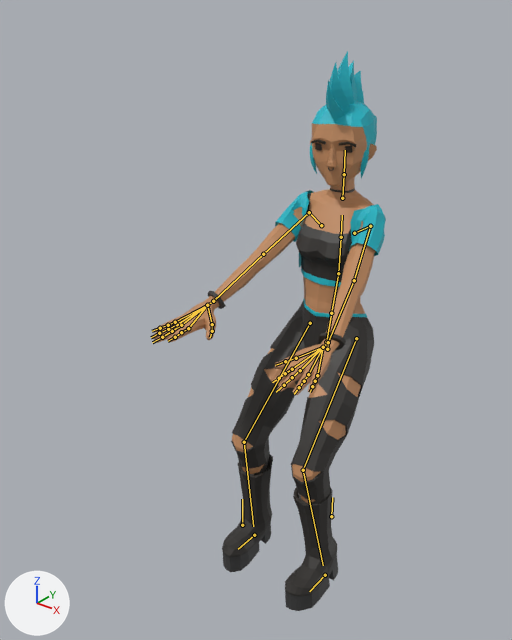
Two versions of the glTF model js/models/avatars/club-crowd-f3.glb, one commit apart.
One viewpoint serves both versions: a 50 mm camera at (1.182, -2.05, 2.006) aimed at (-0.1, -0.448, 1.013). The lights are fixed; the arrows at lower left show +X, +Y and +Z. The first picture is the older version. Both versions are drawn at frame 172 of the action 'Seated_Loop'; the numbers are the values there. The bones that change, and the others that lie on the model, are drawn over the model as lines.

Objects in the first picture: 'Punk_Body'.
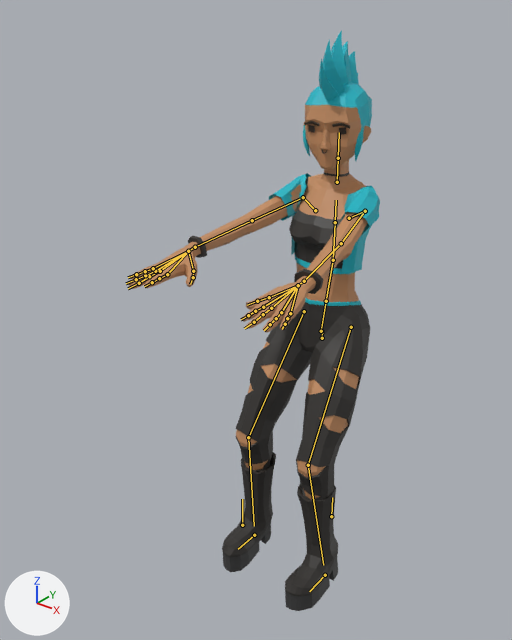
The change, as JSON lines over the scene's bpy script:
```json
{"block": "bone_body", "where": "bone_body = bpy.data.objects['CharacterArmature'].pose.bones['Body']  # child of 'Root'"}
{"op": "set", "path": "bone_body.location", "old": "(0.0, -0.15, 0.1)", "new": "(0.0, -0.09, 0.14)"}
{"block": "bone_upperarm_l", "where": "bone_upperarm_l = bpy.data.objects['CharacterArmature'].pose.bones['UpperArm.L']  # child of 'Shoulder.L'"}
{"op": "set", "path": "bone_upperarm_l.rotation_quaternion", "old": "(0.787, -0.333, 0.001, -0.519)", "new": "(0.773, -0.115, 0.0, -0.624)", "note": "degrees (-34, -20, -61) -> degrees (-10, -8, -77)"}
{"block": "bone_lowerarm_l", "where": "bone_lowerarm_l = bpy.data.objects['CharacterArmature'].pose.bones['LowerArm.L']  # child of 'UpperArm.L'"}
{"op": "set", "path": "bone_lowerarm_l.rotation_quaternion", "old": "(0.998, -0.003, 0.055, 0.039)", "new": "(0.999, 0.01, 0.03, 0.042)", "note": "degrees (0, 6, 5) -> degrees (1, 3, 5)"}
{"block": "bone_wrist_l", "where": "bone_wrist_l = bpy.data.objects['CharacterArmature'].pose.bones['Wrist.L']  # child of 'LowerArm.L'"}
{"op": "set", "path": "bone_wrist_l.rotation_quaternion", "old": "(0.96, 0.155, 0.137, -0.187)", "new": "(0.993, -0.018, -0.001, -0.118)", "note": "degrees (15, 19, -20) -> degrees (-2, 0, -14)"}
{"block": "bone_upperarm_r", "where": "bone_upperarm_r = bpy.data.objects['CharacterArmature'].pose.bones['UpperArm.R']  # child of 'Shoulder.R'"}
{"op": "set", "path": "bone_upperarm_r.rotation_quaternion", "old": "(0.785, -0.326, 0.011, 0.528)", "new": "(0.771, -0.106, 0.003, 0.627)", "note": "degrees (-32, 21, 62) -> degrees (-9, 8, 78)"}
{"block": "bone_lowerarm_r", "where": "bone_lowerarm_r = bpy.data.objects['CharacterArmature'].pose.bones['LowerArm.R']  # child of 'UpperArm.R'"}
{"op": "set", "path": "bone_lowerarm_r.rotation_quaternion", "old": "(-0.998, 0.002, 0.053, 0.039)", "new": "(-0.999, -0.01, 0.029, 0.042)", "note": "degrees (0, -6, -5) -> degrees (1, -3, -5)"}
{"block": "bone_wrist_r", "where": "bone_wrist_r = bpy.data.objects['CharacterArmature'].pose.bones['Wrist.R']  # child of 'LowerArm.R'"}
{"op": "set", "path": "bone_wrist_r.rotation_quaternion", "old": "(0.972, 0.113, -0.109, 0.176)", "new": "(0.992, -0.054, 0.028, 0.112)", "note": "degrees (11, -15, 19) -> degrees (-6, 4, 13)"}
{"block": "bone_upperleg_l", "where": "bone_upperleg_l = bpy.data.objects['CharacterArmature'].pose.bones['UpperLeg.L']  # child of 'Body'"}
{"op": "set", "path": "bone_upperleg_l.rotation_quaternion", "old": "(-0.952, 0.304, -0.002, 0.03)", "new": "(-0.976, 0.217, -0.003, 0.032)", "note": "degrees (-35, -1, -3) -> degrees (-25, -1, -4)"}
{"block": "bone_lowerleg_l", "where": "bone_lowerleg_l = bpy.data.objects['CharacterArmature'].pose.bones['LowerLeg.L']  # child of 'UpperLeg.L'"}
{"op": "set", "path": "bone_lowerleg_l.rotation_quaternion", "old": "(0.91, 0.413, 0.02, -0.008)", "new": "(0.952, 0.307, 0.016, -0.005)", "note": "degrees (49, 2, 0) -> degrees (36, 2, 0)"}
{"block": "bone_upperleg_r", "where": "bone_upperleg_r = bpy.data.objects['CharacterArmature'].pose.bones['UpperLeg.R']  # child of 'Body'"}
{"op": "set", "path": "bone_upperleg_r.rotation_quaternion", "old": "(-0.952, 0.303, 0.0, -0.031)", "new": "(-0.976, 0.217, 0.0, -0.033)", "note": "degrees (-35, 1, 3) -> degrees (-25, 1, 4)"}
{"block": "bone_lowerleg_r", "where": "bone_lowerleg_r = bpy.data.objects['CharacterArmature'].pose.bones['LowerLeg.R']  # child of 'UpperLeg.R'"}
{"op": "set", "path": "bone_lowerleg_r.rotation_quaternion", "old": "(0.91, 0.413, -0.02, 0.008)", "new": "(0.952, 0.307, -0.016, 0.005)", "note": "degrees (49, -2, 0) -> degrees (36, -2, 0)"}
```

Pixel boxes (x1, y1, x2, y2) of what changed, in the pictures (512 x 640 px):
```json
{"object": "Punk_Body", "change": "posed", "before": [151, 51, 386, 611], "after": [127, 30, 380, 611], "on screen": "8% wider"}
{"bone": "Body", "before": "(327, 349) to (328, 341)", "after": "(322, 338) to (322, 330)"}
{"bone": "UpperArm.L", "before": "(370, 226) to (354, 280)", "after": "(365, 211) to (341, 243)"}
{"bone": "LowerArm.L", "before": "(354, 280) to (328, 342)", "after": "(341, 243) to (304, 281)"}
{"bone": "Wrist.L", "before": "(328, 342) to (323, 347)", "after": "(304, 281) to (298, 285)"}
{"bone": "UpperArm.R", "before": "(309, 212) to (263, 254)", "after": "(303, 197) to (252, 220)"}
{"bone": "LowerArm.R", "before": "(263, 254) to (213, 301)", "after": "(252, 220) to (195, 247)"}
{"bone": "Wrist.R", "before": "(213, 301) to (207, 305)", "after": "(195, 247) to (188, 251)"}
{"bone": "UpperLeg.L", "before": "(356, 338) to (303, 470)", "after": "(351, 327) to (308, 465)"}
{"bone": "LowerLeg.L", "before": "(303, 470) to (323, 565)", "after": "(308, 465) to (323, 565)"}
{"bone": "UpperLeg.R", "before": "(310, 323) to (244, 442)", "after": "(304, 311) to (248, 437)"}
{"bone": "LowerLeg.R", "before": "(244, 442) to (253, 526)", "after": "(248, 437) to (254, 526)"}
```
